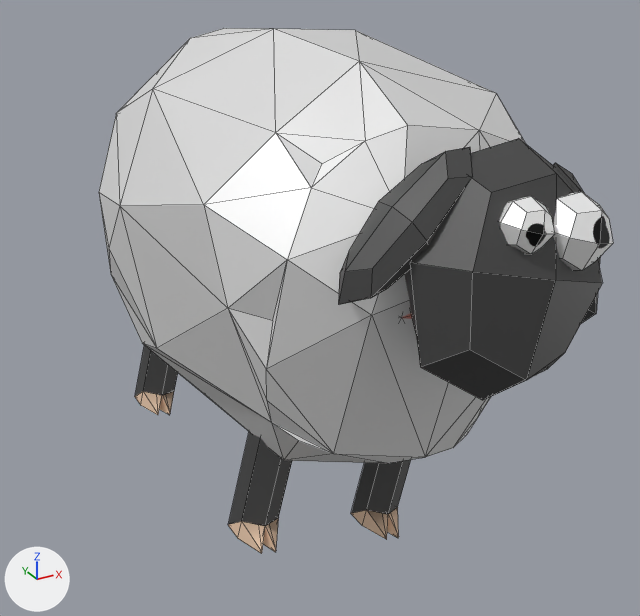
Two versions of the FBX model GMTK-2025/Assets/Sheep/sheep.fbx, one commit apart.
Rendered twice from a camera (50 mm lens) standing at (-0.722, -1.637, 1.212) and looking at (0.121, -0.105, 0.445). Arrows for +X, +Y and +Z are at lower left; the lights stay in place. Mesh edges are drawn as thin lines. Where no turn or scale is listed for an object, it has been applied to the vertices.

In view in the first picture: 'sheep-colorable', 'sheep-skin'.
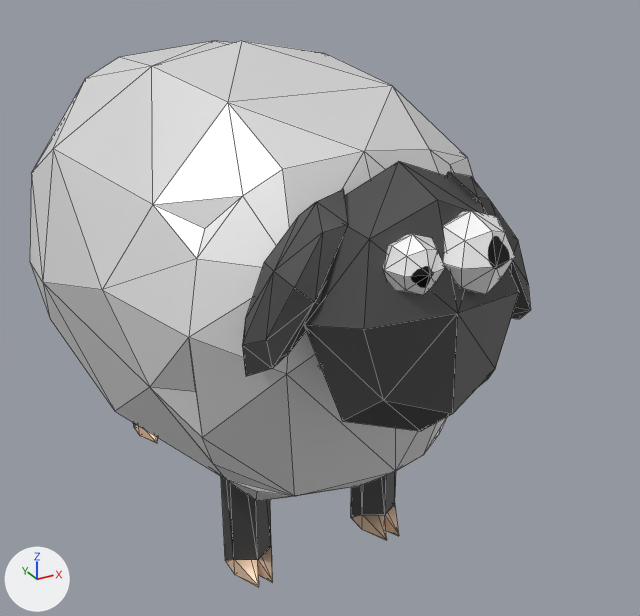
Commit message: fix sheep

Where the newer file only moved an object's origin or applied its transform, the numbers keep the older frame.

Where the change shows, as pixel boxes [x1, y1, x2, y2] in the pictures (640 x 616 px):
'sheep-colorable', mesh turned: before [99, 28, 526, 463]; after [30, 41, 475, 501]
'sheep-skin', surface changed, reshaped, moved, turned, rescaled: before [135, 138, 613, 554]; after [133, 161, 531, 588]
'sheep-eye-l', added: after [443, 211, 515, 294]
'sheep-eye-r', added: after [383, 234, 445, 295]
part 2 of me_mesh_002, deleted: before [135, 138, 613, 554]
part 3 of me_mesh_002, added: after [133, 161, 531, 588]

The change in detail:
Picture 'Dot_eye.png' (img_dot_eye_png) is now built by load_image('Dot_eye.png', '_unpacked/Dot_eye.png', 1500, 1500, 'sRGB') instead of load_image('Dot_eye.png', 'textures/Dot_eye.png', 1500, 1500, 'sRGB').
me_mesh_002 is used by ob_sheep_skin; location (0.158, 0.245, 0.653); rotation (0.0, 0.257, 0.0), in degrees (0, 15, 0); scale (0.01, 0.01, 0.01).
me_mesh_002 had 433 vertices, 614 faces and spanned x -26.9..28.0, y -98.1..38.9, z -63.2..24.9.
me_mesh_002 now has 308 vertices, 568 faces and spans x -0.3..0.3, y -1.0..0.3, z -0.6..0.2.
me_mesh_002 part 2: 14 loose pieces with 339 vertices, spanning x -24.8..26.3, y -98.1..38.9, z -63.2..24.9, are deleted.
me_mesh_002 part 3: 214 vertices added at x -0.2..0.3, y -1.0..0.1, z -0.6..0.2.
me_mesh_002 no longer uses material mat_eye (picture img_dot_eye_png).
me_mesh_002 no longer uses material mat_wool (white #ececec).
me_mesh_001 has 94 vertices, 184 faces and spans x -0.431..0.413, y -0.812..0.305, z -0.488..0.36.
me_mesh_001 is used by ob_sheep_colorable; location (0.158, 0.245, 0.653).
me_mesh_001 part 1: the whole mesh is turned -14.7 degrees about the y axis through its middle, then moved by (-0.148, 0.0, -0.021).
Mesh me_mesh_007 is new.
It has 26 vertices, 48 faces and spans x -0.0015..0.1265, y -0.9814..-0.8535, z 0.0685..0.1965.
It uses material mat_eye (picture img_dot_eye_png).
Mesh me_mesh_008 is new.
It has 26 vertices, 48 faces and spans x -0.0829..0.0078, y -0.9628..-0.8721, z 0.0871..0.1778.
It uses material mat_eye (picture img_dot_eye_png).
Object 'sheep-skin' (ob_sheep_skin) turns from (0, 15, 0) to (0, 0, 0) degrees about x, y and z.
Object 'sheep-skin' (ob_sheep_skin) is rescaled from (0.01, 0.01, 0.01) to (1.0, 1.0, 1.0).
Object 'sheep-skin' (ob_sheep_skin) moves from (0.158, 0.245, 0.653) to (-0.007, 0.245, 0.632).
Object 'sheep-eye-l' (ob_sheep_eye_l) is new; it shows me_mesh_007.
Its location is (-0.007, 0.245, 0.632).
Object 'sheep-eye-r' (ob_sheep_eye_r) is new; it shows me_mesh_008.
Its location is (-0.007, 0.245, 0.632).
